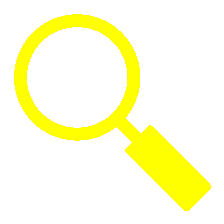
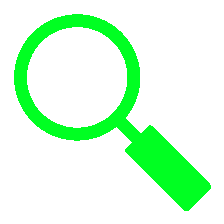
Layer changes from the first 224x224 image to the second:
painted on "圖層 1" over left=14, top=14, right=211, bottom=211
